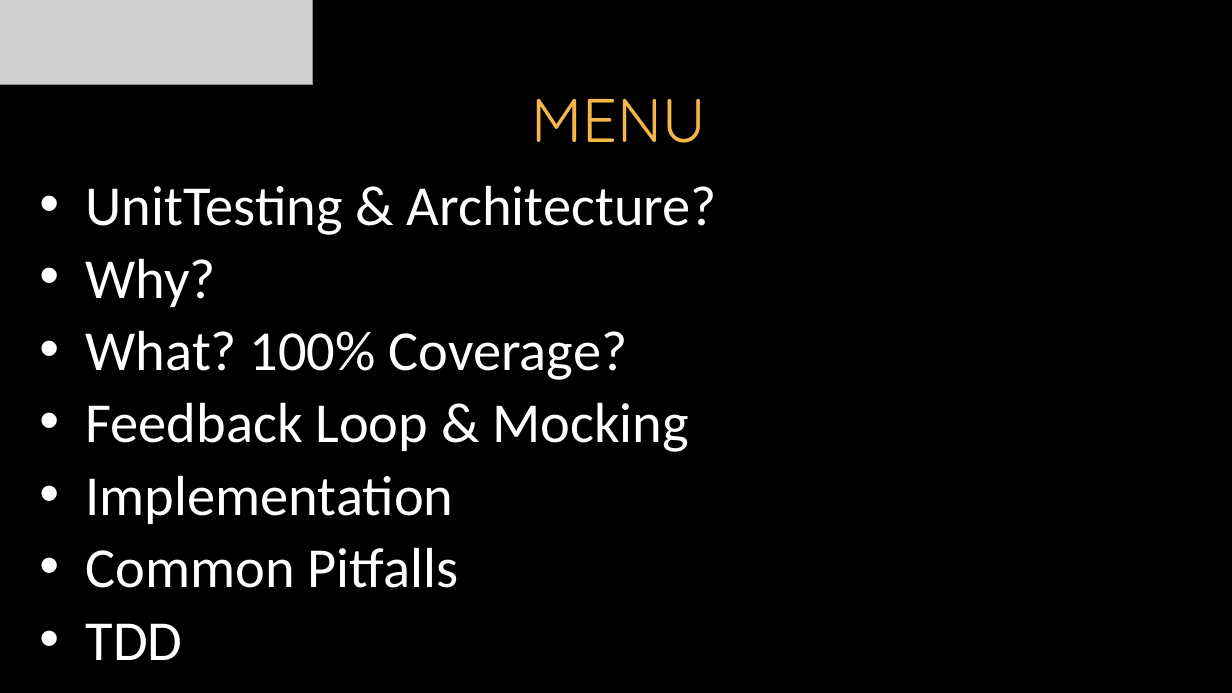
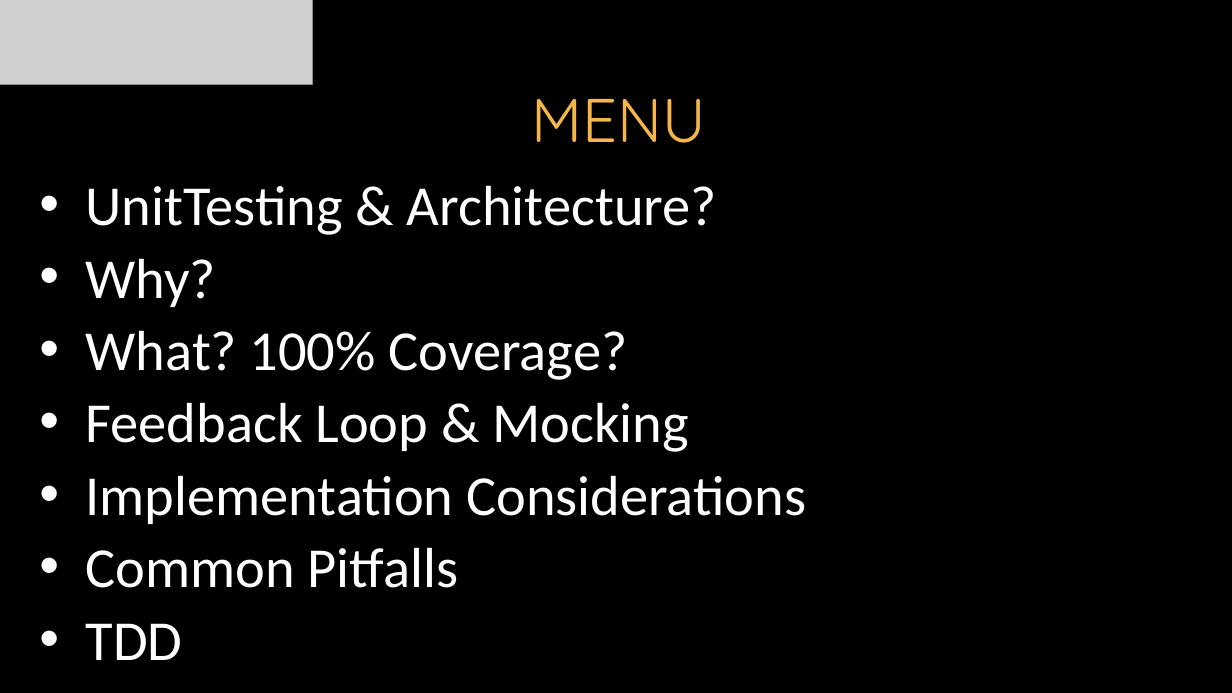
Before and after one commit to itenium-be/UnitTesting, a slide deck: slide 4 of UnitTesting.pptx. Drawn at 1232x693 pixels with LibreOffice and Linux fonts; fonts in the diff are those of the drawing; grey boxes stand for pictures; background and template pictures are left out. Boxes give left, top, right and bottom in pixels: in the first picture for what was removed or moved away, otherwise in the second. Text is boxed around its words. In the diff, an @@ line names an element or a change of style, - is before the commit and + after.

```diff
--- a/UnitTesting.pptx
+++ b/UnitTesting.pptx
@@ text at [86, 475, 806, 524]: text changed @@
-• Implementation
+• Implementation Considerations
```
Also in this commit, not shown: 1 other slide changed.
